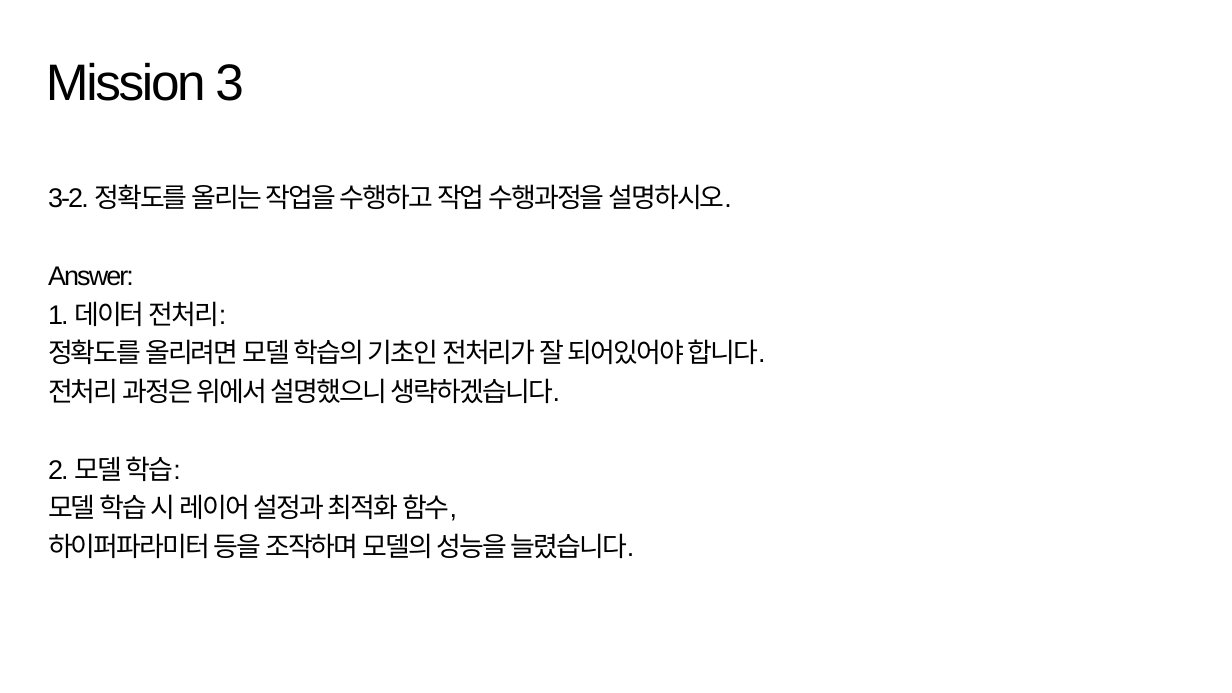
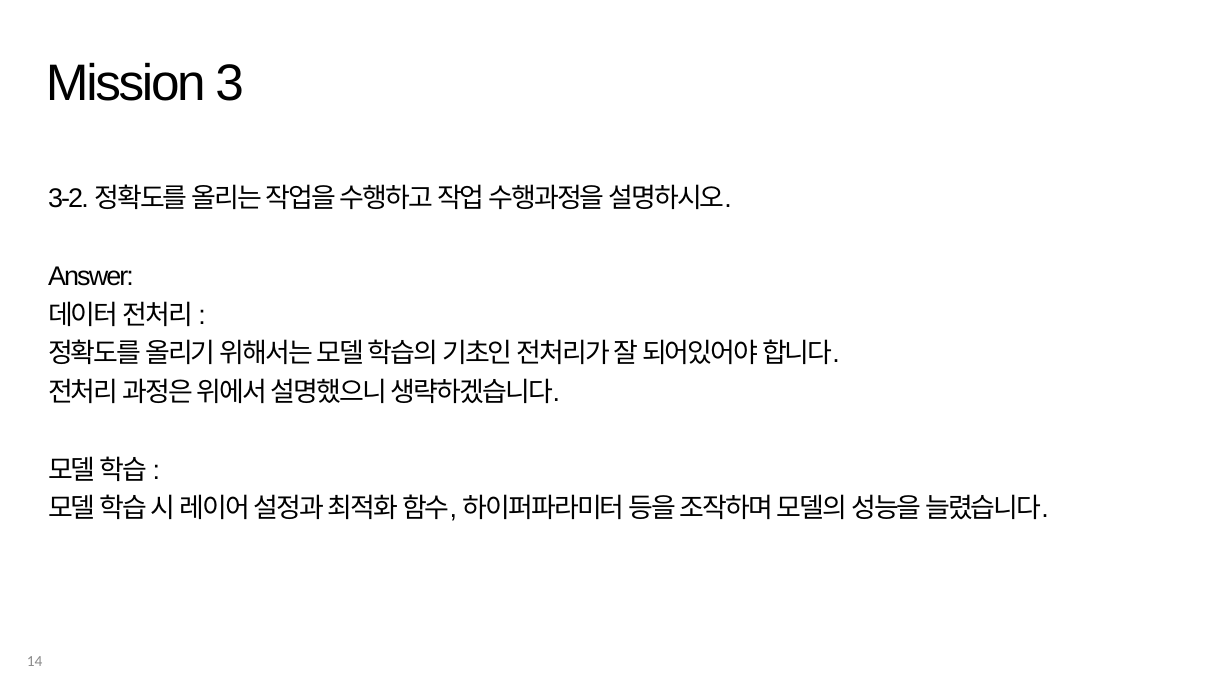
Before and after one commit to suk-6/22-dcc, a slide deck: slide 14 of 춘식이 발표자료.pptx. Drawn at 1232x693 pixels with LibreOffice and Linux fonts; fonts in the diff are those of the drawing; background and template pictures are left out. Boxes give left, top, right and bottom in pixels: in the first picture for what was removed or moved away, otherwise in the second. Text is boxed around its words. In the diff, an @@ line names an element or a change of style, - is before the commit and + after.

Commit message:
Update PPT

```diff
--- a/춘식이 발표자료.pptx
+++ b/춘식이 발표자료.pptx
@@ text at (48,301,840,364): text changed @@
-1. 데이터 전처리:
-정확도를 올리려면 모델 학습의 기초인 전처리가 잘 되어있어야 합니다.
+데이터 전처리 :
+정확도를 올리기 위해서는 모델 학습의 기초인 전처리가 잘 되어있어야 합니다.
@@ text at (48,456,1049,521): text changed @@
-2. 모델 학습:
-모델 학습 시 레이어 설정과 최적화 함수,
-하이퍼파라미터 등을 조작하며 모델의 성능을 늘렸습니다.
+모델 학습 :
+모델 학습 시 레이어 설정과 최적화 함수, 하이퍼파라미터 등을 조작하며 모델의 성능을 늘렸습니다.
@@ page number added at (27,656,43,666), 12 pt, text #8C8C8C @@
+14
```
Also in this commit, not shown: 15 other slides changed.
